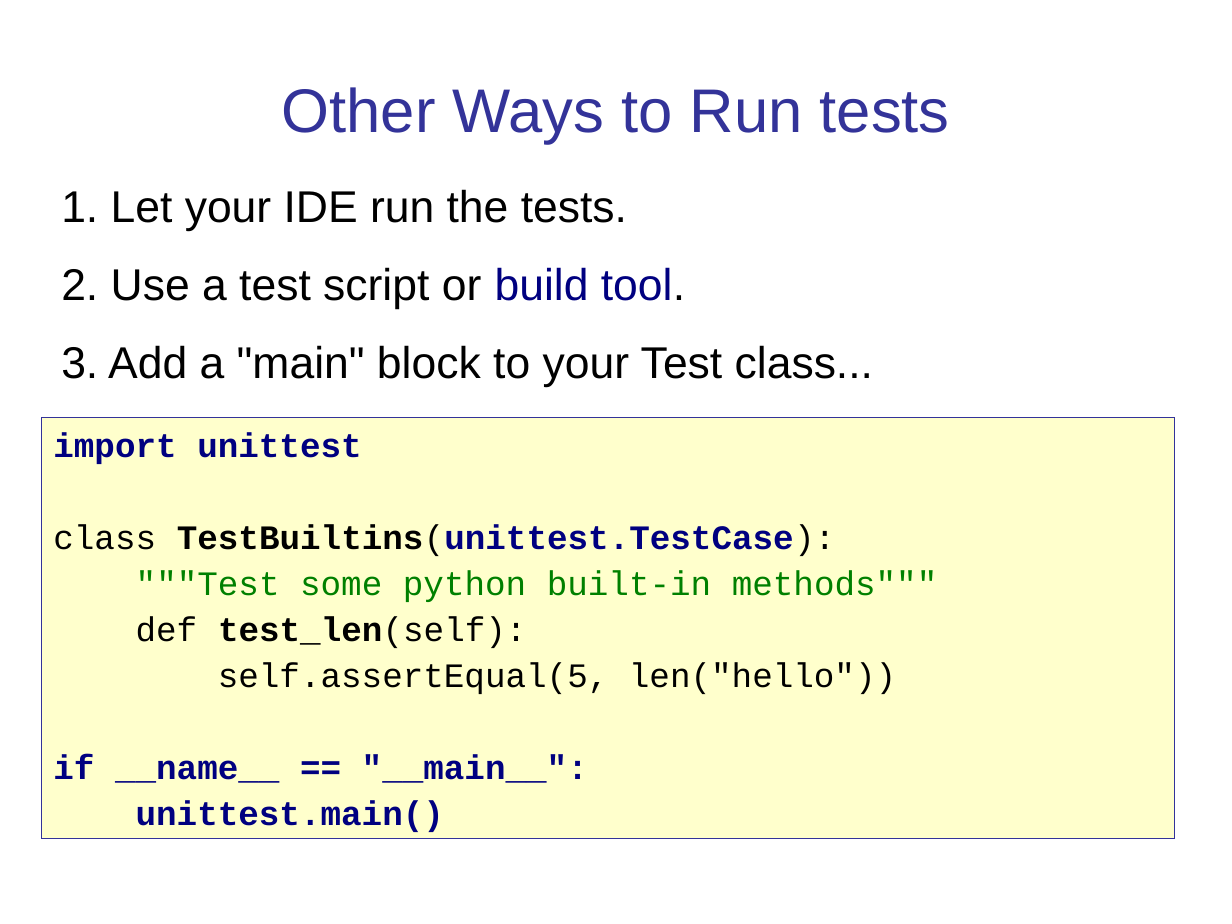
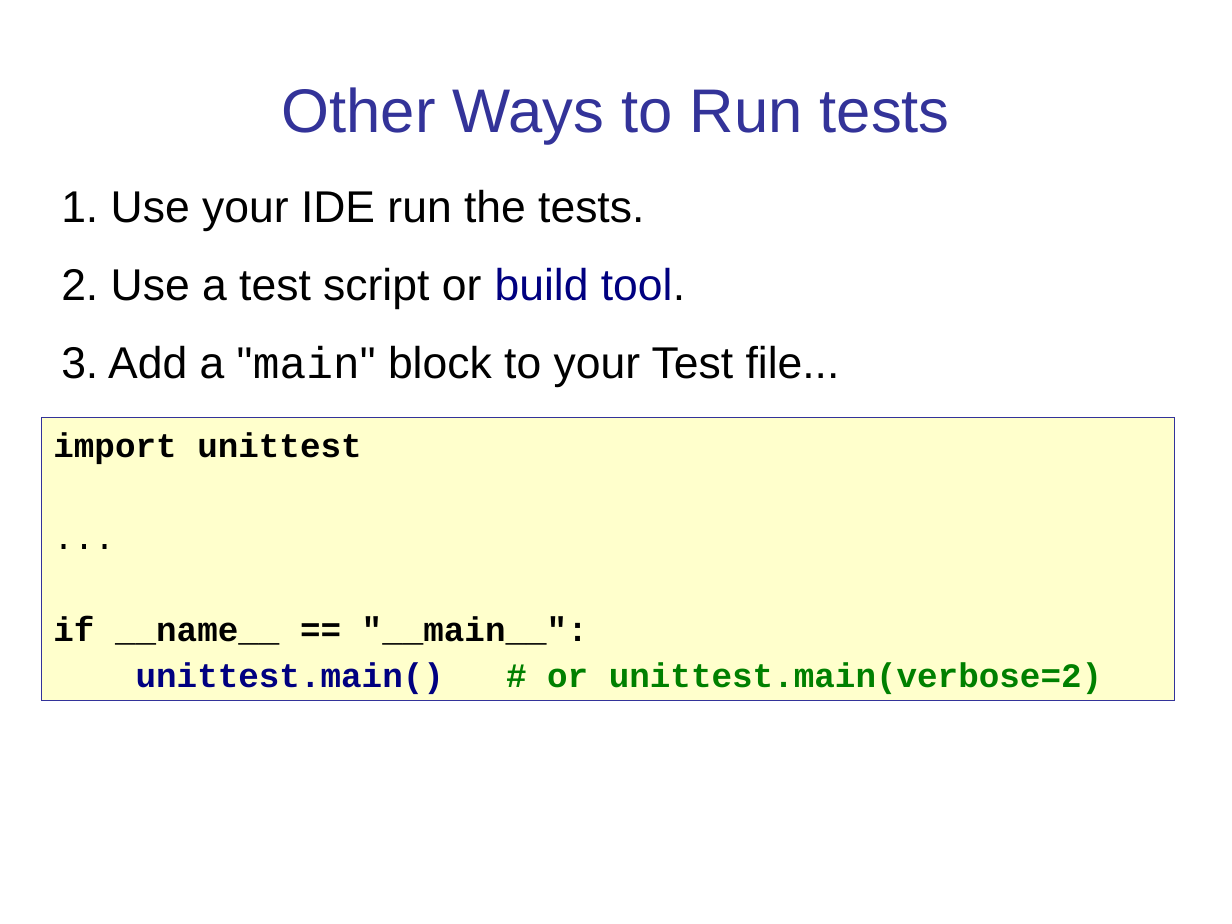
Before and after one commit to cpske/ISP, a slide deck: slide 7 of testing/PythonUnitTesting.ppt. Drawn at 1232x924 pixels with LibreOffice and Linux fonts; fonts in the diff are those of the drawing. Boxes give left, top, right and bottom in pixels: in the first picture for what was removed or moved away, otherwise in the second. Text is boxed around its words. In the diff, an @@ line names an element or a change of style, - is before the commit and + after.

Commit message:
update presentation on unittesting in python

```diff
--- a/testing/PythonUnitTesting.ppt
+++ b/testing/PythonUnitTesting.ppt
@@ text at [61, 189, 644, 232]: text changed @@
-1. Let your IDE run the tests.
+1. Use your IDE run the tests.
@@ text at [61, 345, 840, 387]: text changed @@
-3. Add a "main" block to your Test class...
+3. Add a "main" block to your Test file...
@@ rectangle "import unittest": place and size @@
-rectangle "import unittest" at [42, 418, 1175, 839]
+rectangle "import unittest" at [42, 418, 1175, 701]
@@ text in rectangle at [53, 432, 588, 645]: text colour #000080 to #000000 in "import unittest", "if __name__ == "__main__":" @@
@@ text in rectangle at [53, 524, 938, 694]: text changed @@
-class TestBuiltins(unittest.TestCase):
-"""Test some python built-in methods"""
-def test_len(self):
-self.assertEqual(5, len("hello"))
+...
@@ text in rectangle at [136, 662, 1102, 694]: text changed; text colour #000080 to #008000 @@
-unittest.main()
+unittest.main() # or unittest.main(verbose=2)
```
Also in this commit, not shown: 6 other slides changed, 5 slides added, 1 slide removed, 6 other files.
